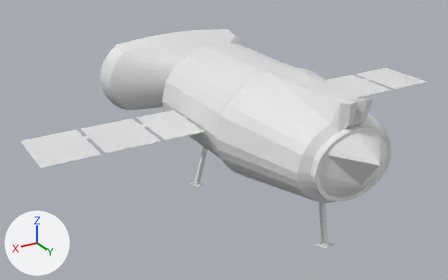
A saved change to the Blender file Assets/Meshes/Avion/avion.blend.
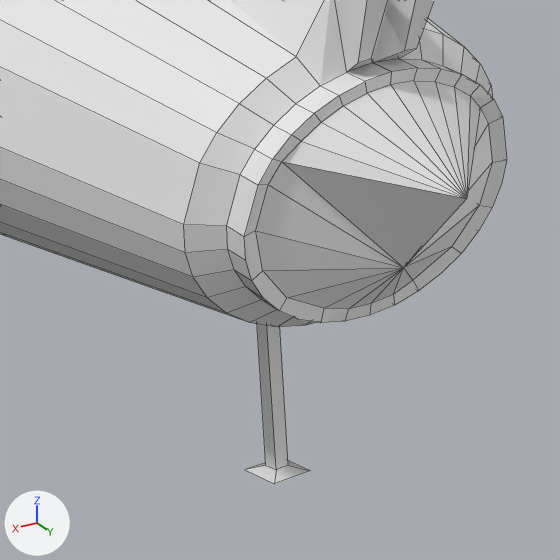
There are two pictures of each version: one whole from a 50 mm camera at (22.16, 33.66, 15.16) aimed at (1.7, -0.43, -1.89), one close up on the part from 54% to 91% of the width and 39% to 97% of the height. Lighting does not change. The marker at lower left points along +X, +Y and +Z. The close-ups show mesh edges as thin lines.

Names of what the first close-up shows: 'avion'.
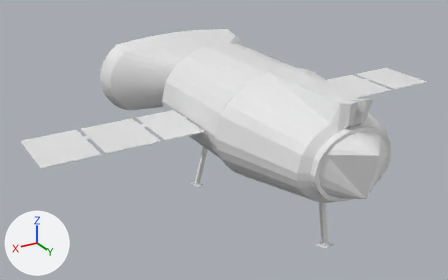
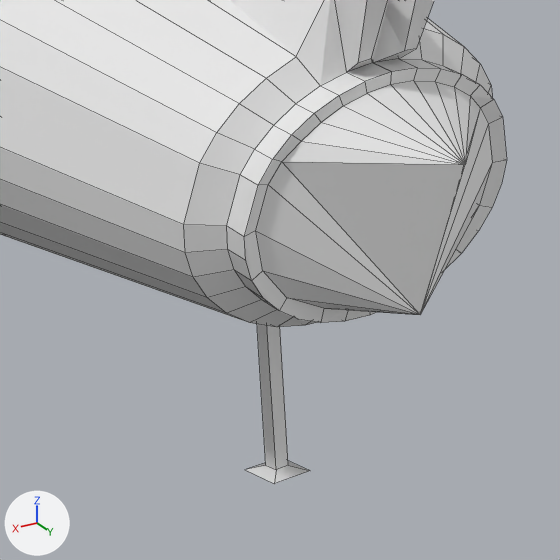
What differs and where, as boxes [x1, y1, x2, y2] in the close-ups (560 x 560 px; the box of a moved part takes in the faces that stretch with it):
part 1 of me_avion, moved or reshaped
    before: [256, 81, 492, 309]
    after: [256, 81, 492, 315]

What changed in the scene script:
```text
Change me_avion:
    where me_avion.from_pydata(...)  # 531 vertices, 511 faces; spans x -15.0..15.0, y -12.4..12.6, z -6.0..4.2
    used by ob_avion; location = (0.0, 0.0, 0.0)
    me_avion part 1
    me_avion.vertices[299].co: (0.0, 11.4, -0.6) -> (0.0, 11.9, -1.3)  # pixel (403, 267) -> pixel (420, 314)
    me_avion.vertices[300].co: (0.0, 11.4, -0.6) -> (0.0, 11.8, -1.3)
    me_avion.vertices[301].co: (0.0, 12.6, 1.1) -> (0.0, 12.5, 1.6)  # pixel (466, 198) -> pixel (465, 164)
    me_avion.vertices[302].co: (0.0, 12.5, 1.1) -> (0.0, 12.4, 1.6)  # not seen -> pixel (462, 163)
```
